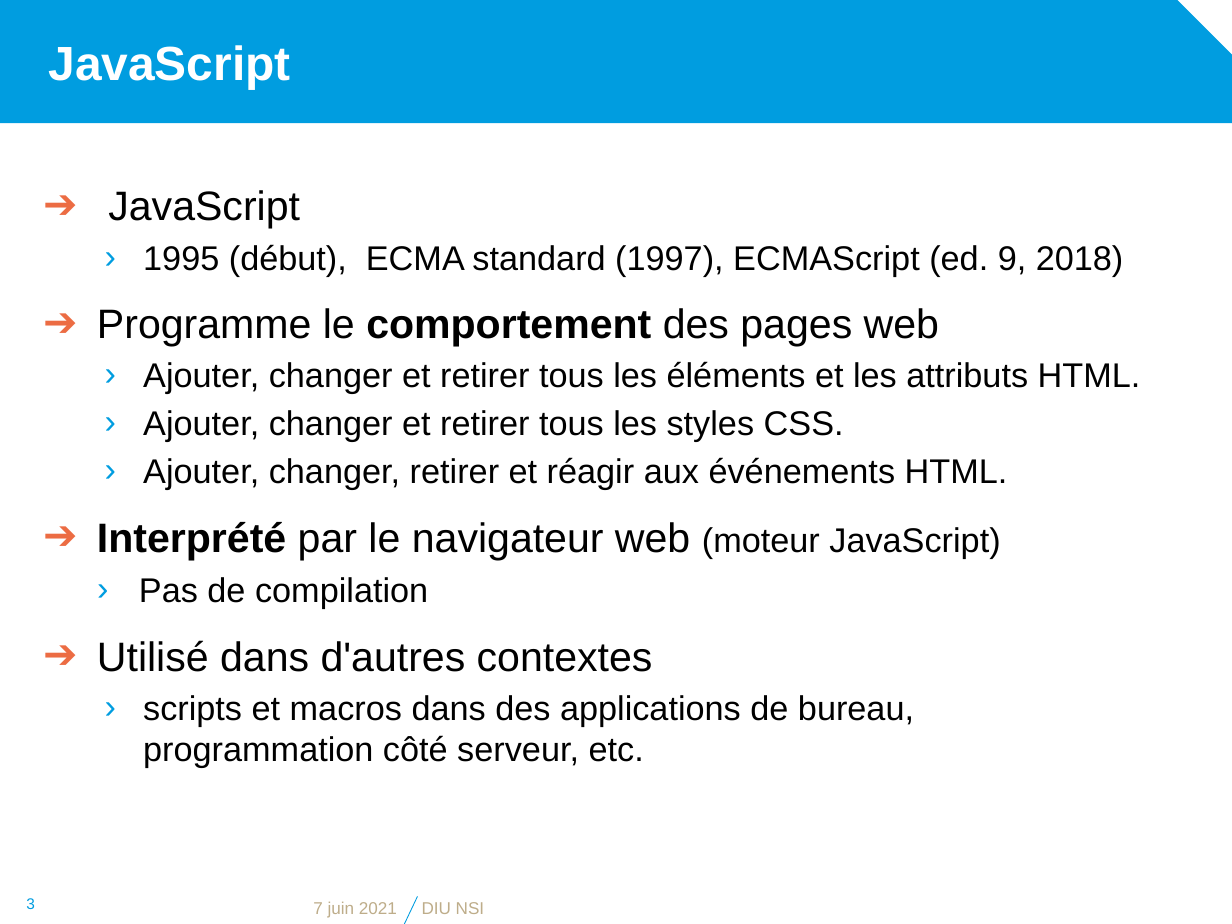
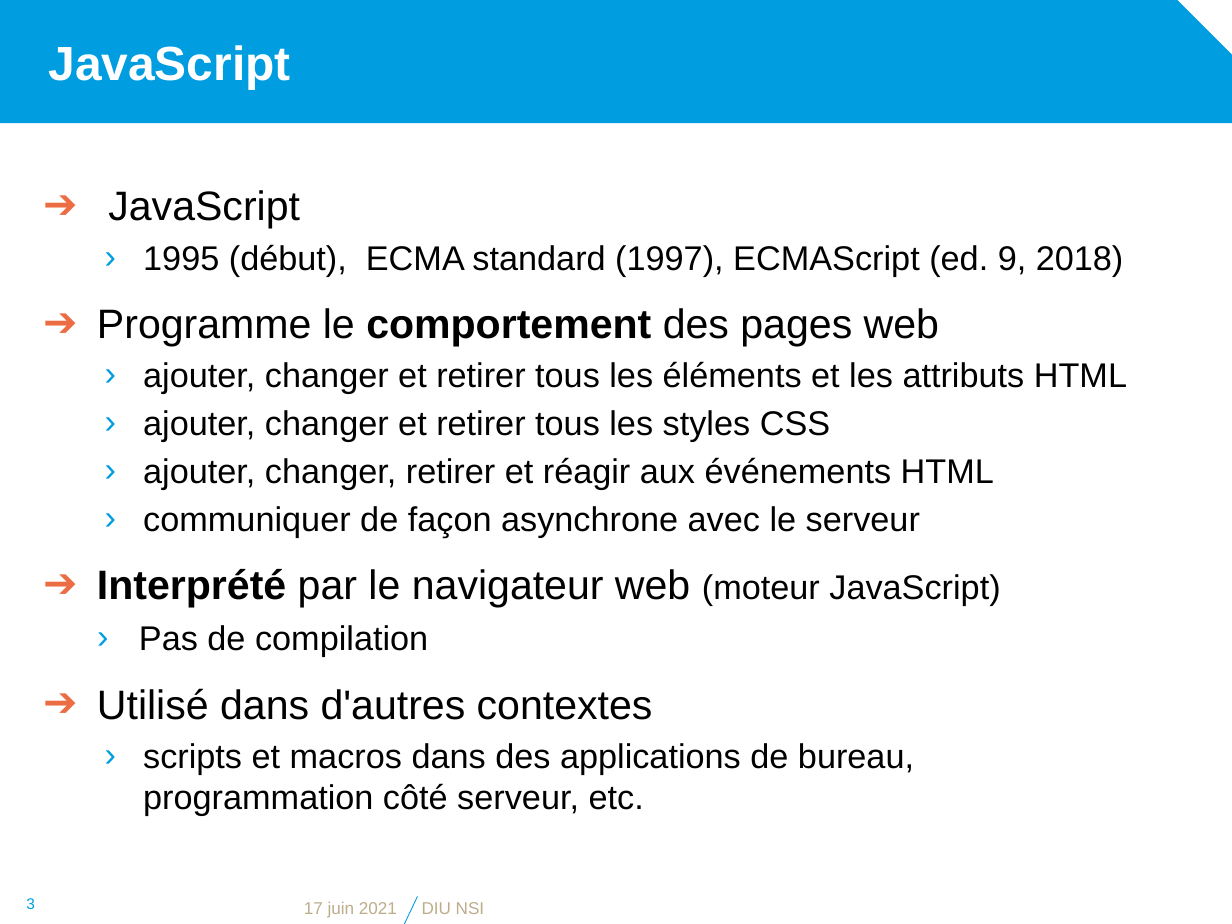
Before and after one commit to diu-uf-bordeaux/bloc1, a slide deck: slide 3 of web/4-JS/JavaScript.pptx. Drawn at 1232x924 pixels with LibreOffice and Linux fonts; fonts in the diff are those of the drawing; background and template pictures are left out. Boxes give left, top, right and bottom in pixels: in the first picture for what was removed or moved away, otherwise in the second. Text is boxed around its words. In the diff, an @@ line names an element or a change of style, - is before the commit and + after.

```diff
--- a/web/4-JS/JavaScript.pptx
+++ b/web/4-JS/JavaScript.pptx
@@ text at <box>143,361,1127,538</box>: text changed @@
-  › Ajouter, changer et retirer tous les éléments et les attributs HTML.
-  › Ajouter, changer et retirer tous les styles CSS.
-  › Ajouter, changer, retirer et réagir aux événements HTML.
+  › ajouter, changer et retirer tous les éléments et les attributs HTML
+  › ajouter, changer et retirer tous les styles CSS
+  › ajouter, changer, retirer et réagir aux événements HTML
+  › communiquer de façon asynchrone avec le serveur
@@ text at <box>304,901,397,918</box>: text changed @@
-7 juin 2021
+17 juin 2021
```
Also in this commit, not shown: 16 other slides changed, 1 slide added, 6 other files.
